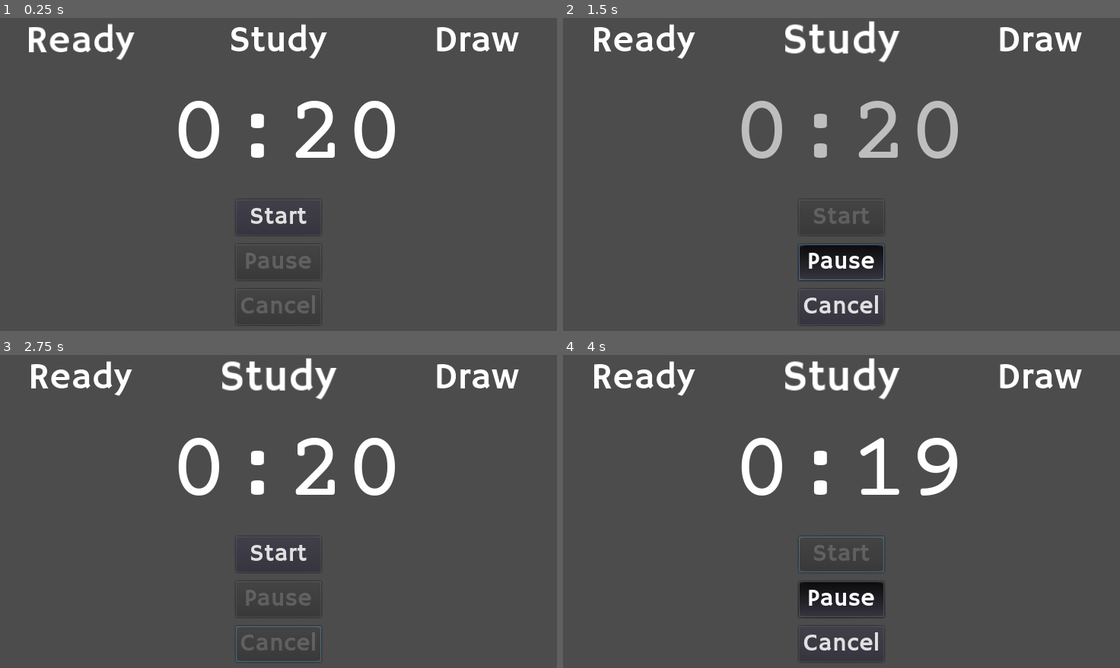
Above: before the commit, frames 1-4 (two rows, left to right).
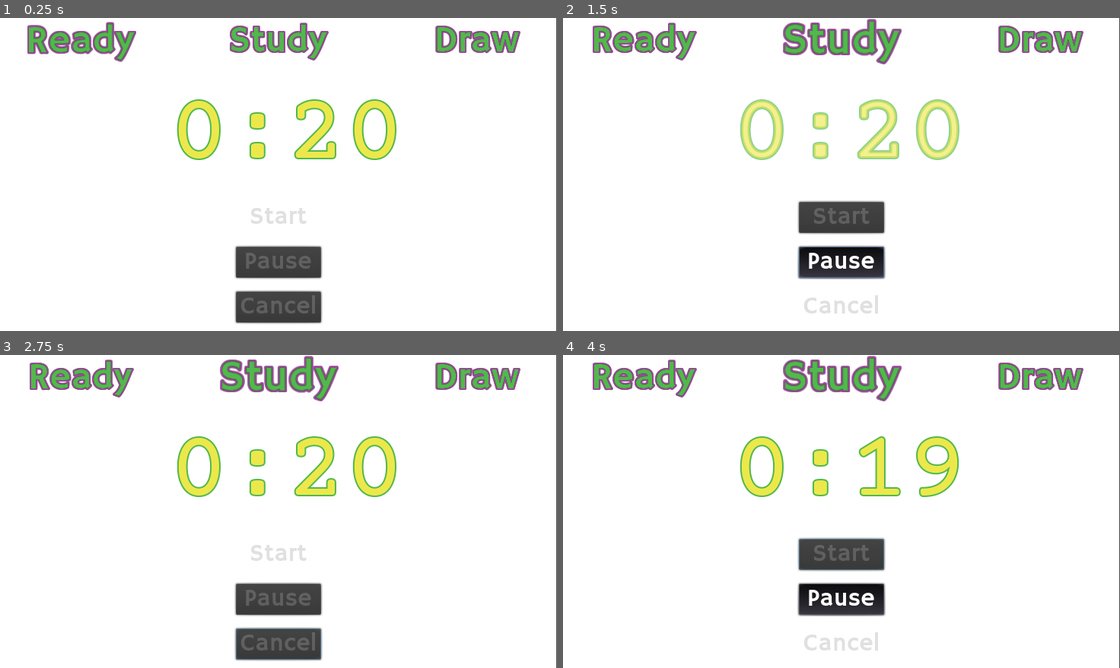
Above: after the commit, the same moments.

Repository: doctor-g/MonsDRAWsityTimer
Game: Godot game, scene res://src/MainScene.tscn
The game is run twice, just before and just after one commit, with the same random seed, the same clock (stepped at 60 frames per second) and the same inputs.
Inputs:
- Up to frame 1 (0.25 s): no input
- Up to frame 2 (1.5 s): click "Start" at 0.5 s; click "Pause" at 1.25 s
- Up to frame 3 (2.75 s): click "Cancel" at 2 s
- Up to frame 4 (4 s): click "Start" at 2.75 s

The runs differ from the first frame. In frame 1, 97% of the frame differs, in the area x 0-100%, y 0-100%; in frame 2, 97%; in frame 3, 97%; in frame 4, 97%.

Commit message:
Specify colors for top bar and time

Diff:
--- a/project/assets/fonts/top_text_font.tres
+++ b/project/assets/fonts/top_text_font.tres
@@ -4,5 +4,6 @@
 
 [resource]
 size = 48
+outline_size = 2
 use_filter = true
 font_data = ExtResource( 1 )
--- a/project/src/AnimatedLabel.tscn
+++ b/project/src/AnimatedLabel.tscn
@@ -53,6 +53,8 @@
 grow_vertical = 2
 rect_scale = Vector2( 1.2, 1.2 )
 custom_fonts/font = ExtResource( 1 )
+custom_colors/font_color = Color( 0.321569, 0.721569, 0.298039, 1 )
+custom_colors/font_outline_modulate = Color( 0.596078, 0.286275, 0.596078, 1 )
 custom_colors/font_color_shadow = Color( 0, 0, 0, 1 )
 custom_constants/shadow_offset_x = 0
 custom_constants/shadow_offset_y = 0
--- a/project/src/MainScene.tscn
+++ b/project/src/MainScene.tscn
@@ -25,8 +25,12 @@
 
 [sub_resource type="DynamicFont" id=2]
 size = 128
+outline_size = 2
+outline_color = Color( 0.321569, 0.721569, 0.298039, 1 )
 use_filter = true
 font_data = ExtResource( 3 )
+
+[sub_resource type="StyleBoxEmpty" id=3]
 
 [node name="MainScene" type="Control"]
 anchor_right = 1.0
@@ -36,79 +40,15 @@
 "_edit_use_anchors_": false
 }
 
+[node name="ColorRect" type="ColorRect" parent="."]
+margin_right = 731.0
+margin_bottom = 414.0
+
 [node name="StartSound" type="AudioStreamPlayer" parent="."]
 stream = ExtResource( 6 )
 
 [node name="AlarmSound" type="AudioStreamPlayer" parent="."]
 stream = ExtResource( 1 )
-
-[node name="VBoxContainer" type="VBoxContainer" parent="."]
-anchor_left = 0.5
-anchor_top = 1.0
-anchor_right = 0.5
-anchor_bottom = 1.0
-margin_left = -56.0
-margin_top = -173.0
-margin_right = 56.0
-margin_bottom = -8.0
-custom_constants/separation = 12
-__meta__ = {
-"_edit_lock_": true,
-"_edit_use_anchors_": false
-}
-
-[node name="StartButton" type="Button" parent="VBoxContainer"]
-margin_right = 112.0
-margin_bottom = 47.0
-size_flags_horizontal = 3
-size_flags_vertical = 6
-custom_fonts/font = ExtResource( 4 )
-text = "Start"
-
-[node name="PauseButton" type="Button" parent="VBoxContainer"]
-margin_top = 59.0
-margin_right = 112.0
-margin_bottom = 106.0
-size_flags_horizontal = 3
-size_flags_vertical = 6
-custom_fonts/font = ExtResource( 4 )
-disabled = true
-toggle_mode = true
-text = "Pause"
-
-[node name="CancelButton" type="Button" parent="VBoxContainer"]
-margin_top = 118.0
-margin_right = 112.0
-margin_bottom = 165.0
-size_flags_horizontal = 3
-size_flags_vertical = 6
-custom_fonts/font = ExtResource( 4 )
-disabled = true
-text = "Cancel"
-
-[node name="Timer" type="Timer" parent="."]
-
-[node name="AnimationPlayer" type="AnimationPlayer" parent="."]
-anims/blink = SubResource( 1 )
-
-[node name="TimeRemaining" type="Label" parent="."]
-anchor_left = 0.5
-anchor_top = 0.5
-anchor_right = 0.5
-anchor_bottom = 0.5
-margin_left = -143.5
-margin_top = -122.5
-margin_right = 164.5
-margin_bottom = 38.5
-size_flags_horizontal = 3
-size_flags_vertical = 6
-custom_fonts/font = SubResource( 2 )
-text = "0:00"
-align = 1
-__meta__ = {
-"_edit_lock_": true,
-"_edit_use_anchors_": false
-}
 
 [node name="StatusRow" type="HBoxContainer" parent="."]
 anchor_right = 1.0
@@ -145,7 +85,80 @@
 rect_scale = Vector2( 1, 1 )
 size_flags_horizontal = 3
 text = "Draw"
+
+[node name="Timer" type="Timer" parent="."]
+
+[node name="AnimationPlayer" type="AnimationPlayer" parent="."]
+anims/blink = SubResource( 1 )
+
+[node name="TimeRemaining" type="Label" parent="."]
+anchor_left = 0.5
+anchor_top = 0.5
+anchor_right = 0.5
+anchor_bottom = 0.5
+margin_left = -143.5
+margin_top = -122.5
+margin_right = 164.5
+margin_bottom = 38.5
+size_flags_horizontal = 3
+size_flags_vertical = 6
+custom_fonts/font = SubResource( 2 )
+custom_colors/font_color = Color( 0.92549, 0.909804, 0.294118, 1 )
+text = "0:00"
+align = 1
+__meta__ = {
+"_edit_lock_": true,
+"_edit_use_anchors_": false
+}
+
+[node name="VBoxContainer" type="VBoxContainer" parent="."]
+anchor_left = 0.5
+anchor_top = 1.0
+anchor_right = 0.5
+anchor_bottom = 1.0
+margin_left = -56.0
+margin_top = -173.0
+margin_right = 56.0
+margin_bottom = -8.0
+custom_constants/separation = 12
+__meta__ = {
+"_edit_lock_": true,
+"_edit_use_anchors_": false
+}
+
+[node name="StartButton" type="Button" parent="VBoxContainer"]
+margin_top = 3.0
+margin_right = 112.0
+margin_bottom = 44.0
+size_flags_horizontal = 3
+size_flags_vertical = 6
+custom_styles/normal = SubResource( 3 )
+custom_fonts/font = ExtResource( 4 )
+text = "Start"
+
+[node name="PauseButton" type="Button" parent="VBoxContainer"]
+margin_top = 62.0
+margin_right = 112.0
+margin_bottom = 103.0
+size_flags_horizontal = 3
+size_flags_vertical = 6
+custom_styles/normal = SubResource( 3 )
+custom_fonts/font = ExtResource( 4 )
+disabled = true
+toggle_mode = true
+text = "Pause"
+
+[node name="CancelButton" type="Button" parent="VBoxContainer"]
+margin_top = 121.0
+margin_right = 112.0
+margin_bottom = 162.0
+size_flags_horizontal = 3
+size_flags_vertical = 6
+custom_styles/normal = SubResource( 3 )
+custom_fonts/font = ExtResource( 4 )
+disabled = true
+text = "Cancel"
+[connection signal="timeout" from="Timer" to="." method="_on_Timer_timeout"]
 [connection signal="pressed" from="VBoxContainer/StartButton" to="." method="_on_StartButton_pressed"]
 [connection signal="pressed" from="VBoxContainer/PauseButton" to="." method="_on_PauseButton_pressed"]
 [connection signal="pressed" from="VBoxContainer/CancelButton" to="." method="_on_CancelButton_pressed"]
-[connection signal="timeout" from="Timer" to="." method="_on_Timer_timeout"]
Not shown: 1 places in project/src/MainScene.tscn that only renumber resources
